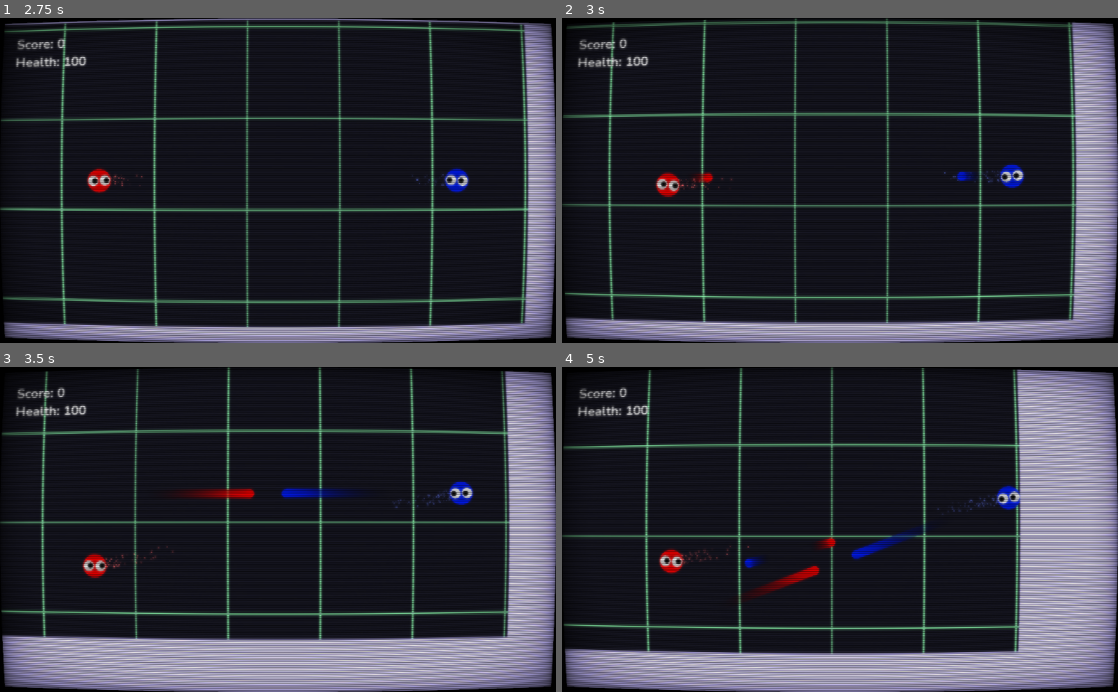
Above: before the commit, frames 1-4 (two rows, left to right).
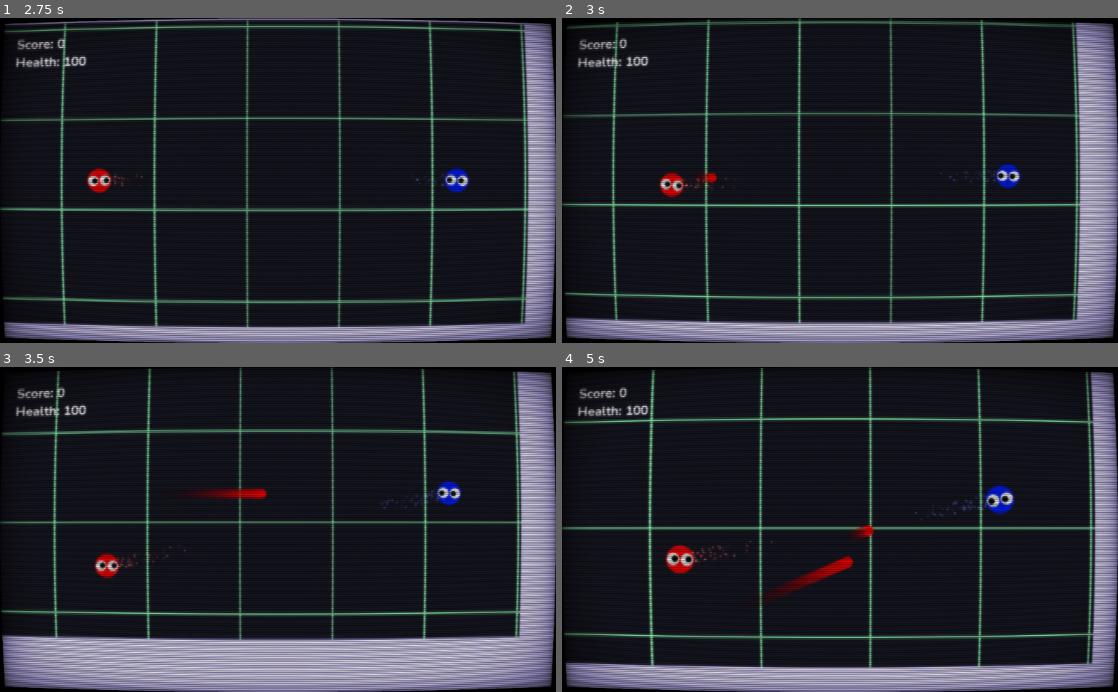
Above: after the commit, the same moments.

Repository: thomas-armena/crossfire
Game: Godot game, scene res://Scenes/MainMenu/MainMenu.tscn
Same seed, same stepped clock (60 frames per second), same inputs: the game is played once before the commit and once after it.
Inputs (mouse positions are in pixels of both pictures, inside the frame that each line leads up to):
- Up to frame 1 (2.75 s): click "Press ENTER to play" at 0.5 s; click "Press ENTER to play" at 1.25 s; tap Enter at 2 s; move the mouse to (400, 164) at 2.02 s; hold D (p1_move_right) from 2.03 s (still down); tap Space (p1_shoot) at 2.1 s; click (400, 164) at 2.17 s
- Up to frame 2 (3 s): move the mouse to (728, 196) at 2.77 s; release D (p1_move_right) at 2.78 s; hold S (p1_move_down) from 2.78 s (still down); tap Space (p1_shoot) at 2.85 s
- Up to frame 3 (3.5 s): keep holding S (p1_move_down)
- Up to frame 4 (5 s): move the mouse to (895, 458) at 3.52 s; release S (p1_move_down) at 3.53 s; hold D (p1_move_right) 3.53-4.28 s; tap Space (p1_shoot) at 3.6, 4.35 s; move the mouse to (812, 594) at 4.27 s; hold W (p1_move_up) from 4.28 s (still down); click (812, 594) at 4.42 s

Frame 1 is identical in both runs. In frame 2, 7.4% of the frame differs, in the area x 0-94%, y 0-94%; in frame 3, 8.4%; in frame 4, 28%, in the area x 0-97%, y 0-93%.

Commit message:
space bar only player 1 shoots

Diff:
--- a/project.godot
+++ b/project.godot
@@ -10,7 +10,6 @@
 
 _global_script_classes=[  ]
 _global_script_class_icons={
-
 }
 
 [application]
@@ -73,8 +72,7 @@
 }
 p2_shoot={
 "deadzone": 0.5,
-"events": [ Object(InputEventKey,"resource_local_to_scene":false,"resource_name":"","device":0,"alt":false,"shift":false,"control":false,"meta":false,"command":false,"pressed":false,"scancode":32,"unicode":0,"echo":false,"script":null)
-, Object(InputEventKey,"resource_local_to_scene":false,"resource_name":"","device":0,"alt":false,"shift":false,"control":false,"meta":false,"command":false,"pressed":false,"scancode":85,"unicode":0,"echo":false,"script":null)
+"events": [ Object(InputEventKey,"resource_local_to_scene":false,"resource_name":"","device":0,"alt":false,"shift":false,"control":false,"meta":false,"command":false,"pressed":false,"scancode":85,"unicode":0,"echo":false,"script":null)
 , Object(InputEventMouseButton,"resource_local_to_scene":false,"resource_name":"","device":0,"alt":false,"shift":false, …(202 unchanged characters)…
  ]
 }
